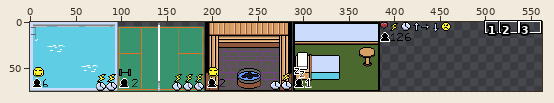
Sprite sheet, stored at assets/images/activities.png. Above, an overview of the earlier version with the close-up marked.
Close-up. Old version:
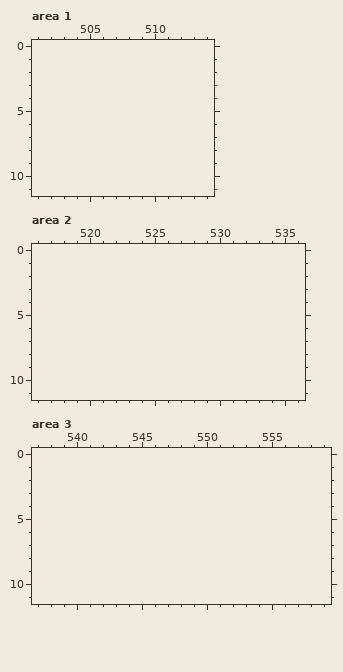
The file is 480x76 pixels. Shown: area 1: x 501..514, y 0..11; area 2: x 516..536, y 0..11; area 3: x 537..559, y 0..11. The old version is drawn lined up with the new one, on the new canvas. The wide view leaves out empty margins. The commit also changed other parts of the picture, which this record leaves out.
Palette (. is transparent): 
And afterwards:
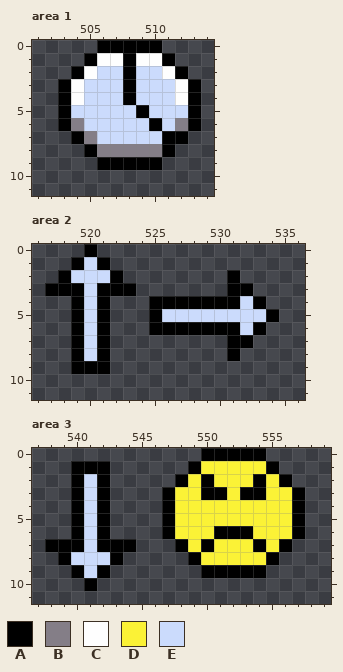
Colours new in this view: A #000000  B #847e87  C #fefefe  D #fbf236  E #cbdbfc
The exact change:
canvas 480x76 -> 576x76
Area 1:
Colour A now appears in row 0 at x 506 to 510; in row 1 at x 505, 508 and 511; in row 2 at x 504, 508 and 512; in rows 3 to 4 at x 503, 508 and 513; in row 5 at x 503, 509 and 513; in row 6 at x 503, 510 and 513.
Colour A now appears in row 7 at x 504 and 511 to 512; in row 8 at x 505 and 511; in row 9 at x 506 to 510.
Colour B now appears in row 6 at x 504 and 512; in row 7 at x 505; in row 8 at x 506 to 510.
Colour C now appears in row 1 at x 506 to 507 and 509 to 510; in row 2 at x 505 and 511; in rows 3 to 4 at x 504 and 512.
Colour E now appears in row 2 at x 506 to 507 and 509 to 510; in rows 3 to 4 at x 505 to 507 and 509 to 511; in row 5 at x 504 to 508 and 510 to 512; in row 6 at x 505 to 509 and 511; in row 7 at x 506 to 510.
Area 2:
Colour A now appears in row 0 at x 520; in row 1 at x 519 and 521; in row 2 at x 518, 522 and 531; in row 3 at x 517 to 519, 521 to 523 and 531 to 532; in row 4 at x 519, 521, 525 to 531 and 533; in row 5 at x 519, 521, 525 and 534.
Colour A now appears in row 6 at x 519, 521, 525 to 531 and 533; in row 7 at x 519, 521 and 531 to 532; in row 8 at x 519, 521 and 531; in row 9 at x 519 to 521.
Colour E now appears in row 1 at x 520; in row 2 at x 519 to 521; in row 3 at x 520; in row 4 at x 520 and 532; in row 5 at x 520 and 526 to 533; in row 6 at x 520 and 532.
Colour E now appears in rows 7 to 8 at x 520.
Area 3:
Colour A now appears in row 0 at x 550 to 554; in row 1 at x 540 to 542, 549 and 555; in row 2 at x 540, 542, 548, 550, 554 and 556; in row 3 at x 540, 542, 547, 550 to 551, 553 to 554 and 557; in rows 4 to 5 at x 540, 542, 547 and 557; in row 6 at x 540, 542, 547, 551 to 553 and 557.
Colour A now appears in row 7 at x 538 to 540, 542 to 544, 548, 550, 554 and 556; in row 8 at x 539, 543, 549 and 555; in row 9 at x 540, 542 and 550 to 554; in row 10 at x 541.
Colour D now appears in row 1 at x 550 to 554; in row 2 at x 549, 551 to 553 and 555; in row 3 at x 548 to 549, 552 and 555 to 556; in rows 4 to 5 at x 548 to 556; in row 6 at x 548 to 550 and 554 to 556; in row 7 at x 549, 551 to 553 and 555.
Colour D now appears in row 8 at x 550 to 554.
Colour E now appears in rows 2 to 7 at x 541; in row 8 at x 540 to 542; in row 9 at x 541.
